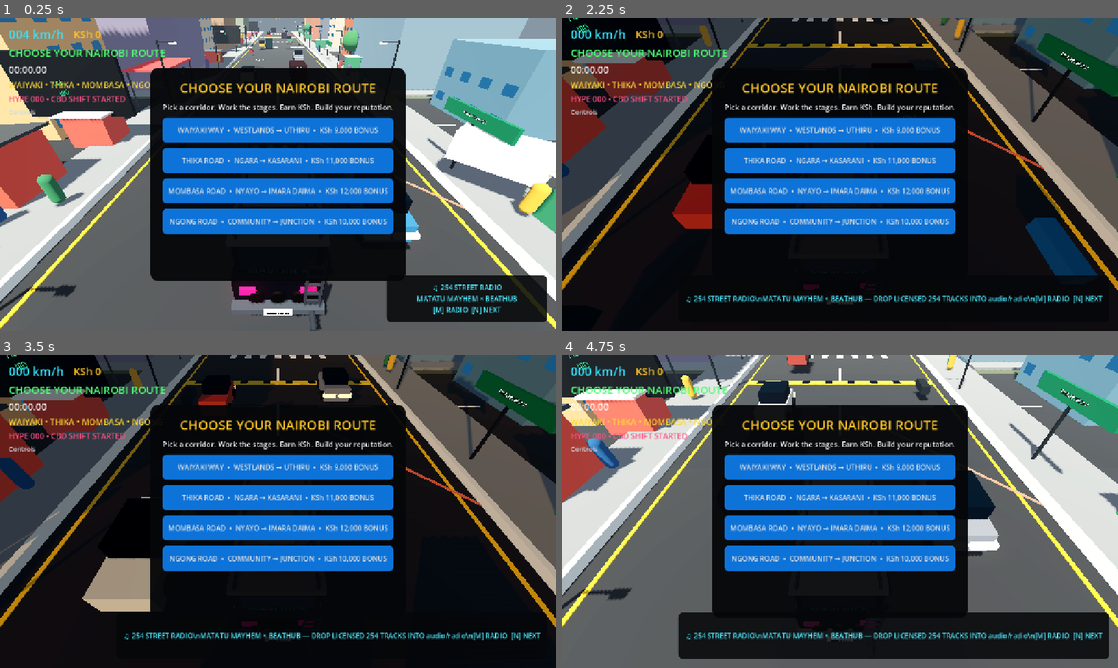
Above: before the commit, frames 1-4 (two rows, left to right).
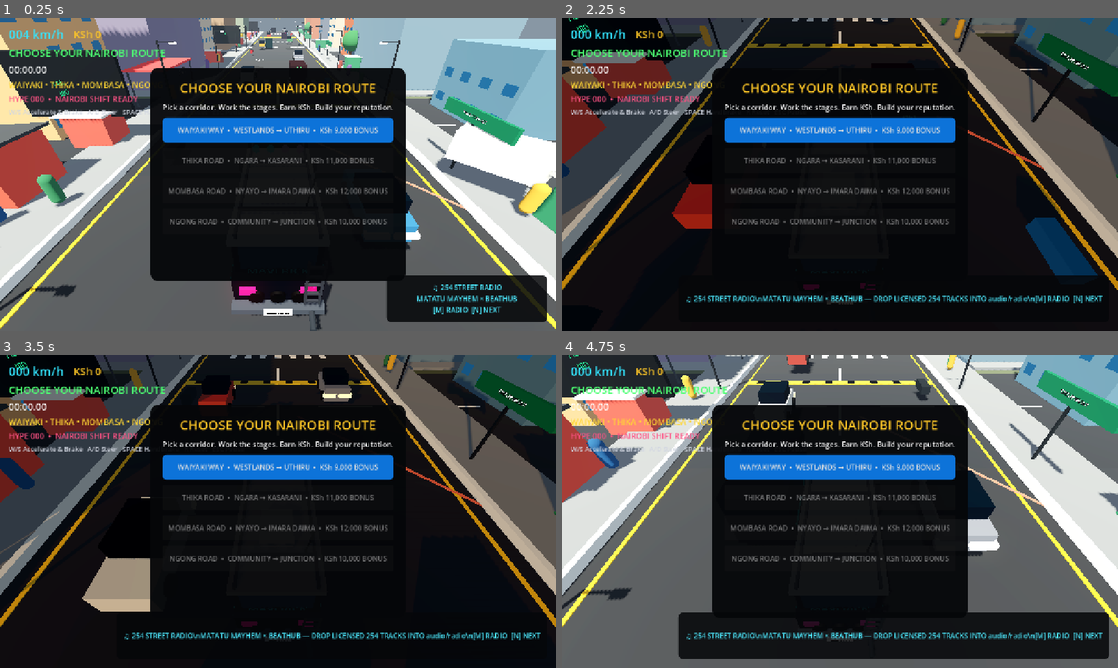
Above: after the commit, the same moments.

Repository: beathubonline-arch/Matatu-Mayhem
Game: Godot game, scene res://scenes/main/Main.tscn
The game is run twice, just before and just after one commit, with the same random seed, the same clock (stepped at 60 frames per second) and the same inputs.
Inputs (mouse positions are in pixels of both pictures, inside the frame that each line leads up to):
- Up to frame 1 (0.25 s): no input
- Up to frame 2 (2.25 s): tap Enter at 0.5 s; move the mouse to (962, 158) at 0.52 s; hold D (steer_right) 0.53-1.28 s; hold N (radio_next) 0.53-1.28 s; click (962, 158) at 0.67 s; move the mouse to (728, 190) at 1.27 s; hold S (brake) 1.28-2.03 s; tap M (radio_toggle) at 1.35 s; move the mouse to (895, 105) at 2.02 s; hold D (steer_right) from 2.03 s (still down); tap L at 2.1 s
- Up to frame 3 (3.5 s): move the mouse to (250, 574) at 2.77 s; release D (steer_right) at 2.78 s; hold W (accelerate) from 2.78 s (still down); tap N (radio_next) at 2.85 s; click (250, 574) at 2.92 s
- Up to frame 4 (4.75 s): move the mouse to (1006, 558) at 3.52 s; release W (accelerate) at 3.53 s; hold M (radio_toggle) 3.53-4.28 s; hold A (steer_left) from 3.53 s (still down); move the mouse to (673, 464) at 4.27 s; tap L at 4.35 s

The runs differ from the first frame. In frame 1, 10% of the frame differs, in the area x 1-71%, y 24-70%; in frame 2, 11%; in frame 3, 11%; in frame 4, 10%.
Error before the commit: Parse Error: There is already a variable named "unlocked" declared in this scope. (res://scripts/gameplay/CorridorServiceManager.gd:48)

Commit message:
Fix duplicate route unlock variable in corridor service

Diff:
--- a/scripts/gameplay/CorridorServiceManager.gd
+++ b/scripts/gameplay/CorridorServiceManager.gd
@@ -39,10 +39,6 @@
 
 func select_corridor(index: int) -> void:
 	if network == null or player == null:
-		return
-	var unlocked := int(SaveManager.data.get("unlocked_corridors", 1))
-	if index >= unlocked:
-		service_progress.emit("ROUTE LOCKED • BUILD REPUTATION FIRST")
 		return
 	var requested := clampi(index, 0, network.corridor_count() - 1)
 	var unlocked := clampi(int(SaveManager.data.get("unlocked_corridors", 1)), 1, network.corridor_count())
